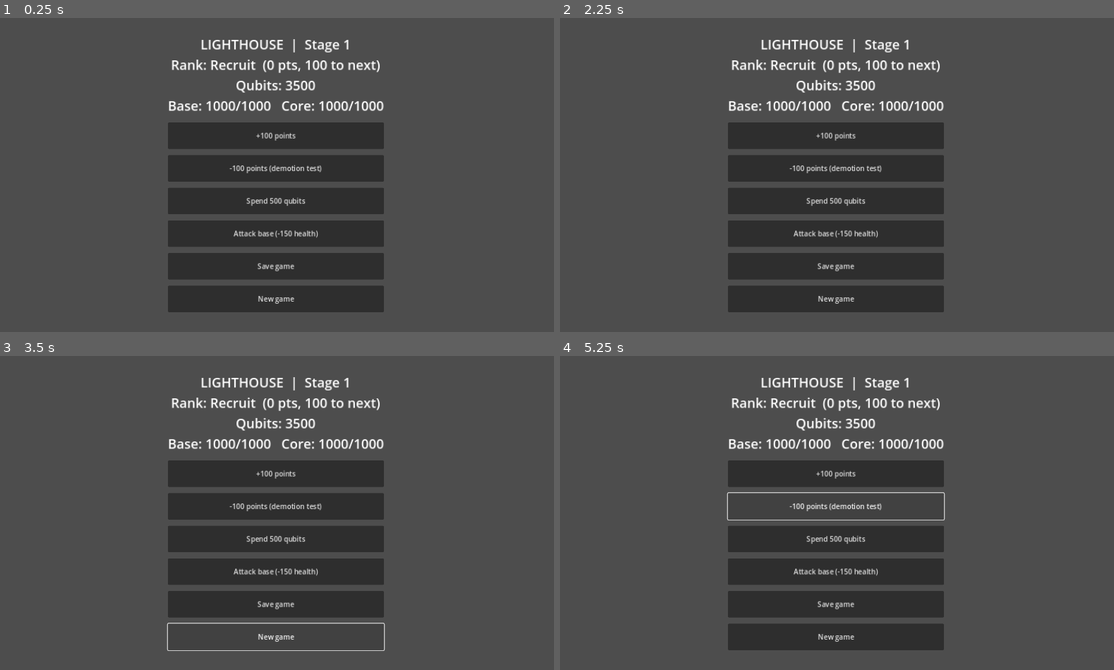
Above: before the commit, frames 1-4 (two rows, left to right).
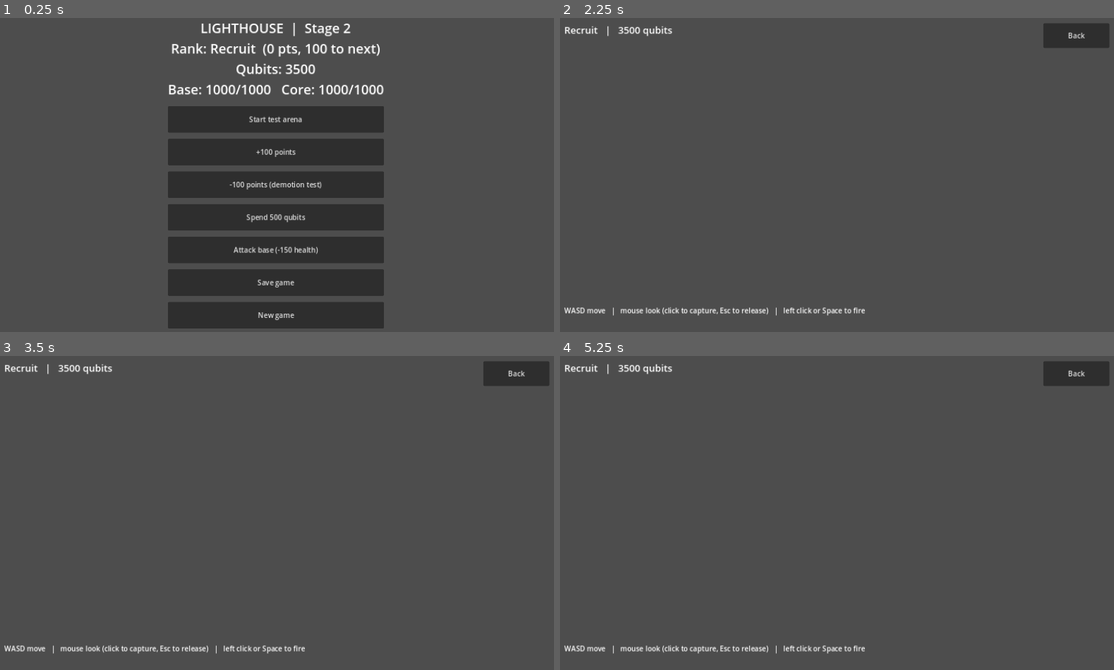
Above: after the commit, the same moments.

Repository: V1ron6/lighthouse
Game: Godot game, scene res://scenes/levels/main.tscn
Two runs of this game, one before a commit and one after it. Both use one fixed random seed, a clock stepped at 60 frames per second and the inputs below.
Inputs (mouse positions are in pixels of both pictures, inside the frame that each line leads up to):
- Up to frame 1 (0.25 s): no input
- Up to frame 2 (2.25 s): click (837, 118) at 0.5 s, where only the run after the commit has a clickable "Start test arena"; click (1075, 36) at 1.25 s, where only the run after the commit has a clickable "Back"; click (837, 118) at 2 s, where only the run after the commit has a clickable "Start test arena"
- Up to frame 3 (3.5 s): click (277, 635) at 2.75 s, where only the run before the commit has a clickable "New game"
- Up to frame 4 (5.25 s): click (837, 635) at 3.5 s, where only the run before the commit has a clickable "New game"; click (837, 472) at 4.25 s, where only the run before the commit has a clickable "+100 points"; click (837, 506) at 5 s, where only the run before the commit has a clickable "-100 points (demotion test)"

The runs differ from the first frame. In frame 1, 14% of the frame differs, in the area x 30-70%, y 1-99%; in frame 2, 22%, in the area x 0-100%, y 1-95%; in frame 3, 20%; in frame 4, 20%.
Error after the commit: Parse Error: Cannot infer the type of "wants_fire" variable because the value doesn't have a set type. (res://scenes/player/player.gd:88)

Commit message:
stage 2

Diff:
--- a/scenes/levels/main.gd
+++ b/scenes/levels/main.gd
@@ -1,5 +1,5 @@
 extends Control
-## Stage 1 test screen. Shows the game state and has buttons to try the
+## Test screen. Shows the game state and has buttons to try the
 ## autoloads. Replaced by the real menu and test arena in later stages.
 
 var _label: Label
@@ -18,6 +18,7 @@
 	_label.add_theme_font_size_override("font_size", 30)
 	box.add_child(_label)
 
+	_add_button(box, "Start test arena", func(): get_tree().change_scene_to_file("res://scenes/levels/test_arena.tscn"))
 	_add_button(box, "+100 points", func(): GameManager.add_points(100))
 	_add_button(box, "-100 points (demotion test)", func(): GameManager.remove_points(100))
 	_add_button(box, "Spend 500 qubits", func(): GameManager.spend_qubits(500))
@@ -47,7 +48,7 @@
 
 
 func _refresh(_a: Variant = null, _b: Variant = null) -> void:
-	_label.text = "LIGHTHOUSE  |  Stage 1\nRank: %s  (%d pts, %d to next)\nQubits: %d\nBase: %d/%d   Core: %d/%d" % [
+	_label.text = "LIGHTHOUSE  |  Stage 2\nRank: %s  (%d pts, %d to next)\nQubits: %d\nBase: %d/%d   Core: %d/%d" % [
 		GameManager.get_rank_name(),
 		GameManager.points,
 		GameManager.points_to_next_rank(),
--- /dev/null
+++ b/scenes/levels/target.gd
@@ -0,0 +1,63 @@
+extends StaticBody3D
+## Shootable practice target. Flashes when hit, disappears when destroyed,
+## and comes back after a couple of seconds.
+
+const MAX_HEALTH := 100
+const RESPAWN_TIME := 2.0
+const NORMAL_COLOR := Color(0.9, 0.35, 0.3)
+
+var health := MAX_HEALTH
+
+var _shape: CollisionShape3D
+var _mesh: MeshInstance3D
+var _material: StandardMaterial3D
+
+
+func _ready() -> void:
+	var size := Vector3(1.0, 2.0, 1.0)
+
+	_shape = CollisionShape3D.new()
+	var box_shape := BoxShape3D.new()
+	box_shape.size = size
+	_shape.shape = box_shape
+	add_child(_shape)
+
+	_material = StandardMaterial3D.new()
+	_material.albedo_color = NORMAL_COLOR
+	_material.emission_enabled = true
+	_material.emission = NORMAL_COLOR
+	_material.emission_energy_multiplier = 0.4
+
+	var box_mesh := BoxMesh.new()
+	box_mesh.size = size
+	box_mesh.material = _material
+	_mesh = MeshInstance3D.new()
+	_mesh.mesh = box_mesh
+	add_child(_mesh)
+
+
+func take_hit(damage: int) -> void:
+	if health <= 0:
+		return
+	health -= damage
+	_material.albedo_color = Color.WHITE
+	get_tree().create_timer(0.08).timeout.connect(_restore_color)
+	if health <= 0:
+		_destroy()
+
+
+func _restore_color() -> void:
+	_material.albedo_color = NORMAL_COLOR
+
+
+func _destroy() -> void:
+	_mesh.visible = false
+	_shape.set_deferred("disabled", true)
+	get_tree().create_timer(RESPAWN_TIME).timeout.connect(_respawn)
+
+
+func _respawn() -> void:
+	health = MAX_HEALTH
+	_mesh.visible = true
+	_shape.set_deferred("disabled", false)
+	_restore_color()
--- /dev/null
+++ b/scenes/levels/test_arena.gd
@@ -0,0 +1,133 @@
+extends Node3D
+## Stage 2 test arena: a flat floor, walls, some cover, practice targets,
+## the player and the on-screen touch controls. Everything is built in code.
+
+const PlayerScene := preload("res://scenes/player/player.tscn")
+const TouchScene := preload("res://scenes/ui/touch_controls.tscn")
+const TargetScript := preload("res://scenes/levels/target.gd")
+
+var _hud_label: Label
+var _touch: Control
+
+
+func _ready() -> void:
+	_build_environment()
+	_build_arena()
+	_build_targets()
+	_build_ui()
+	_spawn_player()
+
+
+func _build_environment() -> void:
+	var env := Environment.new()
+	env.background_mode = Environment.BG_COLOR
+	env.background_color = Color(0.02, 0.04, 0.09)
+	env.ambient_light_source = Environment.AMBIENT_SOURCE_COLOR
+	env.ambient_light_color = Color(0.35, 0.5, 0.75)
+	env.ambient_light_energy = 0.8
+	var world_env := WorldEnvironment.new()
+	world_env.environment = env
+	add_child(world_env)
+
+	var sun := DirectionalLight3D.new()
+	sun.rotation_degrees = Vector3(-55.0, 30.0, 0.0)
+	sun.light_energy = 1.0
+	add_child(sun)
+
+
+func _build_arena() -> void:
+	var floor_color := Color(0.08, 0.13, 0.22)
+	var wall_color := Color(0.12, 0.2, 0.34)
+	_add_box(Vector3(0, -0.5, 0), Vector3(60, 1, 60), floor_color)
+	_add_box(Vector3(0, 2, -30.5), Vector3(61, 4, 1), wall_color)
+	_add_box(Vector3(0, 2, 30.5), Vector3(61, 4, 1), wall_color)
+	_add_box(Vector3(-30.5, 2, 0), Vector3(1, 4, 61), wall_color)
+	_add_box(Vector3(30.5, 2, 0), Vector3(1, 4, 61), wall_color)
+
+	var cover_color := Color(0.3, 0.88, 1.0)
+	_add_box(Vector3(-8, 0.75, 4), Vector3(4, 1.5, 1), cover_color, true)
+	_add_box(Vector3(8, 0.75, 2), Vector3(4, 1.5, 1), cover_color, true)
+	_add_box(Vector3(0, 1.0, -2), Vector3(1.5, 2, 1.5), cover_color, true)
+
+
+func _build_targets() -> void:
+	for i in 5:
+		var target: StaticBody3D = TargetScript.new()
+		target.position = Vector3(-12.0 + i * 6.0, 1.0, -10.0 - (i % 2) * 8.0)
+		add_child(target)
+
+
+func _spawn_player() -> void:
+	var player := PlayerScene.instantiate()
+	player.position = Vector3(0, 1, 14)
+	player.touch = _touch
+	add_child(player)
+
+
+func _build_ui() -> void:
+	var layer := CanvasLayer.new()
+	add_child(layer)
+
+	_touch = TouchScene.instantiate()
+	layer.add_child(_touch)
+
+	_hud_label = Label.new()
+	_hud_label.position = Vector2(24, 20)
+	_hud_label.add_theme_font_size_override("font_size", 22)
+	layer.add_child(_hud_label)
+
+	var back := Button.new()
+	back.text = "Back"
+	back.set_anchors_preset(Control.PRESET_TOP_RIGHT)
+	back.offset_left = -170.0
+	back.offset_right = -20.0
+	back.offset_top = 20.0
+	back.offset_bottom = 76.0
+	back.pressed.connect(_go_back)
+	layer.add_child(back)
+
+	if not _touch.visible:
+		var hint := Label.new()
+		hint.text = "WASD move   |   mouse look (click to capture, Esc to release)   |   left click or Space to fire"
+		hint.position = Vector2(24, 660)
+		layer.add_child(hint)
+
+	EventBus.qubits_changed.connect(_refresh_hud)
+	EventBus.points_changed.connect(_refresh_hud)
+	EventBus.rank_changed.connect(_refresh_hud)
+	_refresh_hud()
+
+
+func _refresh_hud(_a: Variant = null, _b: Variant = null) -> void:
+	_hud_label.text = "%s   |   %d qubits" % [GameManager.get_rank_name(), GameManager.qubits]
+
+
+func _go_back() -> void:
+	get_tree().change_scene_to_file("res://scenes/levels/main.tscn")
+
+
+func _add_box(pos: Vector3, box_size: Vector3, color: Color, glow: bool = false) -> StaticBody3D:
+	var body := StaticBody3D.new()
+	body.position = pos
+
+	var shape := CollisionShape3D.new()
+	var box_shape := BoxShape3D.new()
+	box_shape.size = box_size
+	shape.shape = box_shape
+	body.add_child(shape)
+
+	var material := StandardMaterial3D.new()
+	material.albedo_color = color
+	if glow:
+		material.emission_enabled = true
+		material.emission = color
+		material.emission_energy_multiplier = 0.6
+	var box_mesh := BoxMesh.new()
+	box_mesh.size = box_size
+	box_mesh.material = material
+	var mesh := MeshInstance3D.new()
+	mesh.mesh = box_mesh
+	body.add_child(mesh)
+
+	add_child(body)
+	return body
--- /dev/null
+++ b/scenes/levels/test_arena.tscn
@@ -0,0 +1,6 @@
+[gd_scene load_steps=2 format=3]
+
+[ext_resource type="Script" path="res://scenes/levels/test_arena.gd" id="1"]
+
+[node name="TestArena" type="Node3D"]
+script = ExtResource("1")
--- /dev/null
+++ b/scenes/player/player.gd
@@ -0,0 +1,151 @@
+extends CharacterBody3D
+## First-person player.
+## Desktop: WASD to move, mouse to look (click to capture, Esc to release),
+##          left click or Space to fire.
+## Phone:   TouchControls node assigned to `touch` (joystick, look area, fire button).
+
+signal fired
+
+const SPEED := 6.0
+const EYE_HEIGHT := 1.6
+const MAX_PITCH := PI * 85.0 / 180.0
+const FIRE_INTERVAL := 0.15
+const FIRE_RANGE := 100.0
+const FIRE_DAMAGE := 25
+
+@export var mouse_sensitivity: float = 0.0025
+@export var touch_sensitivity: float = 0.004
+
+## Set by the level. Anything with move_vector, fire_held and consume_look().
+var touch = null
+
+var head: Node3D
+var camera: Camera3D
+
+var _gravity: float = ProjectSettings.get_setting("physics/3d/default_gravity")
+var _cooldown := 0.0
+var _has_touchscreen := false
+
+
+func _ready() -> void:
+	_has_touchscreen = DisplayServer.is_touchscreen_available()
+	_ensure_actions()
+	add_to_group("player")
+
+	var shape := CollisionShape3D.new()
+	var capsule := CapsuleShape3D.new()
+	capsule.height = 1.8
+	capsule.radius = 0.4
+	shape.shape = capsule
+	shape.position = Vector3(0.0, 0.9, 0.0)
+	add_child(shape)
+
+	head = Node3D.new()
+	head.position = Vector3(0.0, EYE_HEIGHT, 0.0)
+	add_child(head)
+
+	camera = Camera3D.new()
+	camera.fov = 75.0
+	camera.current = true
+	head.add_child(camera)
+
+
+func _exit_tree() -> void:
+	Input.mouse_mode = Input.MOUSE_MODE_VISIBLE
+
+
+func _unhandled_input(event: InputEvent) -> void:
+	if _has_touchscreen:
+		return
+	if event is InputEventMouseButton and event.pressed and Input.mouse_mode != Input.MOUSE_MODE_CAPTURED:
+		Input.mouse_mode = Input.MOUSE_MODE_CAPTURED
+	elif event.is_action_pressed("ui_cancel"):
+		Input.mouse_mode = Input.MOUSE_MODE_VISIBLE
+	elif event is InputEventMouseMotion and Input.mouse_mode == Input.MOUSE_MODE_CAPTURED:
+		var motion := event as InputEventMouseMotion
+		_rotate_view(motion.relative * mouse_sensitivity)
+
+
+func _physics_process(delta: float) -> void:
+	if touch != null:
+		_rotate_view(touch.consume_look() * touch_sensitivity)
+
+	var input := Input.get_vector("move_left", "move_right", "move_forward", "move_back")
+	if touch != null:
+		input += touch.move_vector
+	input = input.limit_length(1.0)
+
+	var direction := transform.basis * Vector3(input.x, 0.0, input.y)
+	velocity.x = direction.x * SPEED
+	velocity.z = direction.z * SPEED
+	if is_on_floor():
+		velocity.y = 0.0
+	else:
+		velocity.y -= _gravity * delta
+	move_and_slide()
+
+	_cooldown -= delta
+	var wants_fire := Input.is_action_pressed("fire") or (touch != null and touch.fire_held)
+	if wants_fire and _cooldown <= 0.0:
+		_cooldown = FIRE_INTERVAL
+		_fire()
+
+
+func _rotate_view(amount: Vector2) -> void:
+	rotate_y(-amount.x)
+	head.rotation.x = clampf(head.rotation.x - amount.y, -MAX_PITCH, MAX_PITCH)
+
+
+## Placeholder hitscan shot. The real energy rifle comes in Stage 3.
+func _fire() -> void:
+	fired.emit()
+	var from := camera.global_position
+	var to := from + (-camera.global_transform.basis.z) * FIRE_RANGE
+	var query := PhysicsRayQueryParameters3D.create(from, to)
+	query.exclude = [get_rid()]
+	var hit := get_world_3d().direct_space_state.intersect_ray(query)
+	if hit.is_empty():
+		return
+	var collider: Object = hit["collider"]
+	if collider != null and collider.has_method("take_hit"):
+		collider.take_hit(FIRE_DAMAGE)
+	_spawn_impact(hit["position"])
+
+
+func _spawn_impact(position_in_world: Vector3) -> void:
+	var marker := MeshInstance3D.new()
+	var sphere := SphereMesh.new()
+	sphere.radius = 0.08
+	sphere.height = 0.16
+	var material := StandardMaterial3D.new()
+	material.albedo_color = Color(1.0, 0.8, 0.4)
+	material.emission_enabled = true
+	material.emission = Color(1.0, 0.8, 0.4)
+	sphere.material = material
+	marker.mesh = sphere
+	get_parent().add_child(marker)
+	marker.global_position = position_in_world
+	get_tree().create_timer(0.2).timeout.connect(marker.queue_free)
+
+
+func _ensure_actions() -> void:
+	var first_time := not InputMap.has_action("fire")
+	_add_key_action("move_forward", KEY_W)
+	_add_key_action("move_back", KEY_S)
+	_add_key_action("move_left", KEY_A)
+	_add_key_action("move_right", KEY_D)
+	_add_key_action("fire", KEY_SPACE)
+	# Touch devices turn taps into mouse clicks, so only bind the mouse without a touchscreen.
+	if first_time and not _has_touchscreen:
+		var click := InputEventMouseButton.new()
+		click.button_index = MOUSE_BUTTON_LEFT
+		InputMap.action_add_event("fire", click)
+
+
+func _add_key_action(action: String, keycode: Key) -> void:
+	if InputMap.has_action(action):
+		return
+	InputMap.add_action(action)
+	var key := InputEventKey.new()
+	key.physical_keycode = keycode
+	InputMap.action_add_event(action, key)
--- /dev/null
+++ b/scenes/player/player.tscn
@@ -0,0 +1,6 @@
+[gd_scene load_steps=2 format=3]
+
+[ext_resource type="Script" path="res://scenes/player/player.gd" id="1"]
+
+[node name="Player" type="CharacterBody3D"]
+script = ExtResource("1")
--- /dev/null
+++ b/scenes/ui/touch_controls.gd
@@ -0,0 +1,117 @@
+extends Control
+## On-screen controls for phones:
+##   left side  - floating move joystick (appears where the thumb lands)
+##   right side - drag anywhere to look around
+##   fire button - bottom right
+## Shown automatically on devices with a touchscreen.
+
+@export var force_show: bool = false
+
+const JOY_RADIUS := 110.0
+const KNOB_RADIUS := 44.0
+const FIRE_RADIUS := 80.0
+## Left of this fraction of the screen width is the joystick zone.
+const SPLIT := 0.45
+
+## Same convention as Input.get_vector: x right, y positive is backward.
+var move_vector := Vector2.ZERO
+var fire_held := false
+
+var _look_accum := Vector2.ZERO
+var _move_finger := -1
+var _look_finger := -1
+var _fire_finger := -1
+var _joy_origin := Vector2.ZERO
+
+
+func _ready() -> void:
+	set_anchors_and_offsets_preset(Control.PRESET_FULL_RECT)
+	mouse_filter = Control.MOUSE_FILTER_IGNORE
+	visible = force_show or DisplayServer.is_touchscreen_available()
+	resized.connect(queue_redraw)
+
+
+## Look movement collected since the last call, in pixels.
+func consume_look() -> Vector2:
+	var delta := _look_accum
+	_look_accum = Vector2.ZERO
+	return delta
+
+
+func _fire_center() -> Vector2:
+	return Vector2(size.x - 170.0, size.y - 170.0)
+
+
+func _input(event: InputEvent) -> void:
+	if not visible:
+		return
+	if event is InputEventScreenTouch:
+		var touch := event as InputEventScreenTouch
+		if touch.pressed:
+			_press(touch.index, touch.position)
+		else:
+			_release(touch.index)
+	elif event is InputEventScreenDrag:
+		var drag := event as InputEventScreenDrag
+		_drag(drag.index, drag.position, drag.relative)
+
+
+func _press(index: int, pos: Vector2) -> void:
+	if _fire_finger == -1 and pos.distance_to(_fire_center()) <= FIRE_RADIUS * 1.25:
+		_fire_finger = index
+		fire_held = true
+	elif _move_finger == -1 and pos.x < size.x * SPLIT:
+		_move_finger = index
+		_joy_origin = pos
+		move_vector = Vector2.ZERO
+	elif _look_finger == -1 and pos.x >= size.x * SPLIT:
+		_look_finger = index
+	queue_redraw()
+
+
+func _release(index: int) -> void:
+	if index == _fire_finger:
+		_fire_finger = -1
+		fire_held = false
+	elif index == _move_finger:
+		_move_finger = -1
+		move_vector = Vector2.ZERO
+	elif index == _look_finger:
+		_look_finger = -1
+	queue_redraw()
+
+
+func _drag(index: int, pos: Vector2, relative: Vector2) -> void:
+	if index == _move_finger:
+		move_vector = ((pos - _joy_origin) / JOY_RADIUS).limit_length(1.0)
+	elif index == _look_finger:
+		_look_accum += relative
+	queue_redraw()
+
+
+func _draw() -> void:
+	var cyan := Color(0.3, 0.88, 1.0)
+	var amber := Color(1.0, 0.8, 0.4)
+
+	# Crosshair
+	var c := size / 2.0
+	var cross := Color(cyan.r, cyan.g, cyan.b, 0.85)
+	draw_line(c + Vector2(-14, 0), c + Vector2(-5, 0), cross, 2.0)
+	draw_line(c + Vector2(5, 0), c + Vector2(14, 0), cross, 2.0)
+	draw_line(c + Vector2(0, -14), c + Vector2(0, -5), cross, 2.0)
+	draw_line(c + Vector2(0, 5), c + Vector2(0, 14), cross, 2.0)
+
+	# Joystick (faint hint when idle)
+	var active := _move_finger != -1
+	var origin := _joy_origin if active else Vector2(200.0, size.y - 200.0)
+	var a := 0.35 if active else 0.15
+	draw_circle(origin, JOY_RADIUS, Color(cyan.r, cyan.g, cyan.b, a * 0.4))
+	draw_arc(origin, JOY_RADIUS, 0.0, TAU, 48, Color(cyan.r, cyan.g, cyan.b, a + 0.15), 3.0)
+	draw_circle(origin + move_vector * JOY_RADIUS, KNOB_RADIUS, Color(cyan.r, cyan.g, cyan.b, a + 0.2))
+
+	# Fire button
+	var fc := _fire_center()
+	var fa := 0.55 if fire_held else 0.25
+	draw_circle(fc, FIRE_RADIUS, Color(amber.r, amber.g, amber.b, fa * 0.6))
+	draw_arc(fc, FIRE_RADIUS, 0.0, TAU, 48, Color(amber.r, amber.g, amber.b, fa + 0.3), 4.0)
+	draw_circle(fc, 14.0, Color(amber.r, amber.g, amber.b, fa + 0.3))
--- /dev/null
+++ b/scenes/ui/touch_controls.tscn
@@ -0,0 +1,13 @@
+[gd_scene load_steps=2 format=3]
+
+[ext_resource type="Script" path="res://scenes/ui/touch_controls.gd" id="1"]
+
+[node name="TouchControls" type="Control"]
+layout_mode = 3
+anchors_preset = 15
+anchor_right = 1.0
+anchor_bottom = 1.0
+grow_horizontal = 2
+grow_vertical = 2
+mouse_filter = 2
+script = ExtResource("1")
Not shown, changed: CHANGELOG.md
Not shown, changed: PROGRESS.md
